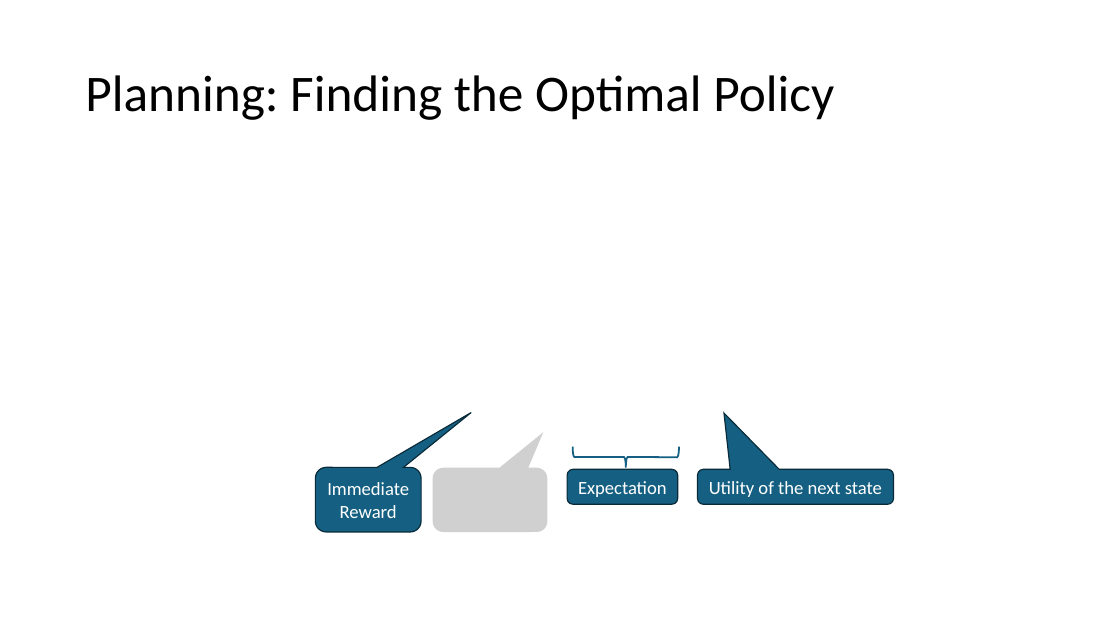
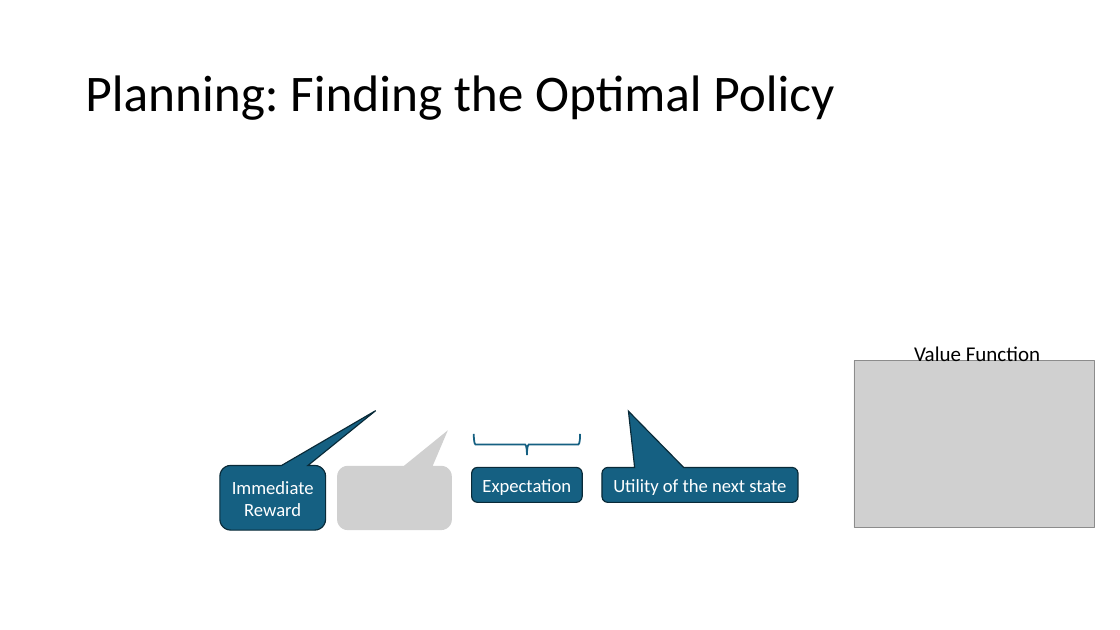
Before and after one commit to kunleola/CS7320, a slide deck: slide 10 of slides/22_Reinforcement_Learning.pptx (slide 9 before the commit). Drawn at 1120x630 pixels with LibreOffice and Linux fonts; fonts in the diff are those of the drawing; grey boxes stand for pictures. Boxes give left, top, right and bottom in pixels: in the first picture for what was removed or moved away, otherwise in the second. Text is boxed around its words. In the diff, an @@ line names an element or a change of style, - is before the commit and + after.

```diff
--- a/slides/22_Reinforcement_Learning.pptx
+++ b/slides/22_Reinforcement_Learning.pptx
@@ text added at bbox=[914, 343, 1040, 361], 18 pt, text #000000 @@
+Value Function
@@ picture added at bbox=[854, 360, 1095, 528] @@
@@ right brace: place and size @@
-right brace at bbox=[572, 447, 679, 468]
+right brace at bbox=[474, 434, 581, 455]
@@ rounded speech box "Immediate Reward": place and size @@
-rounded speech box "Immediate Reward" at bbox=[316, 467, 422, 532]
+rounded speech box "Immediate Reward" at bbox=[220, 465, 326, 530]
@@ picture added at bbox=[337, 466, 452, 531] @@
@@ picture removed at bbox=[433, 468, 548, 533] @@
@@ rounded rectangle "Expectation": place and size @@
-rounded rectangle "Expectation" at bbox=[567, 470, 678, 505]
+rounded rectangle "Expectation" at bbox=[471, 467, 582, 502]
@@ rounded speech box "Utility of the next state": place and size @@
-rounded speech box "Utility of the next state" at bbox=[697, 470, 893, 505]
+rounded speech box "Utility of the next state" at bbox=[602, 467, 798, 502]
```
Also in this commit, not shown: 3 other slides changed, 1 slide added, 1 other file.
